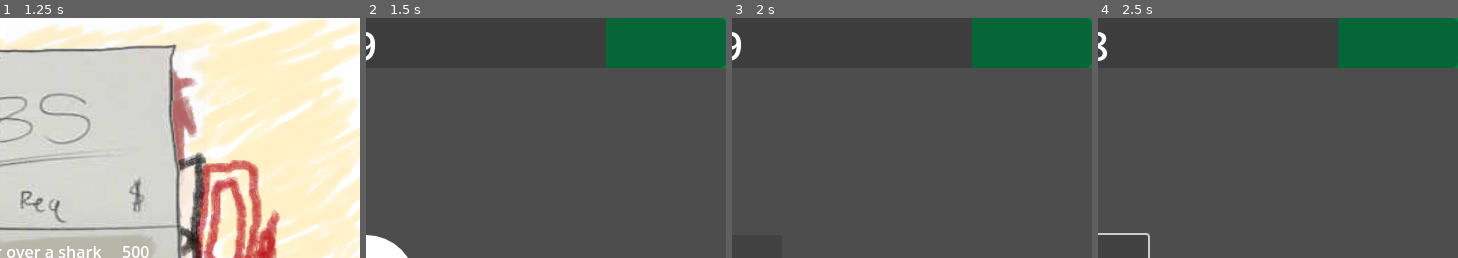
Above: before the commit, frames 1-4 (left to right).
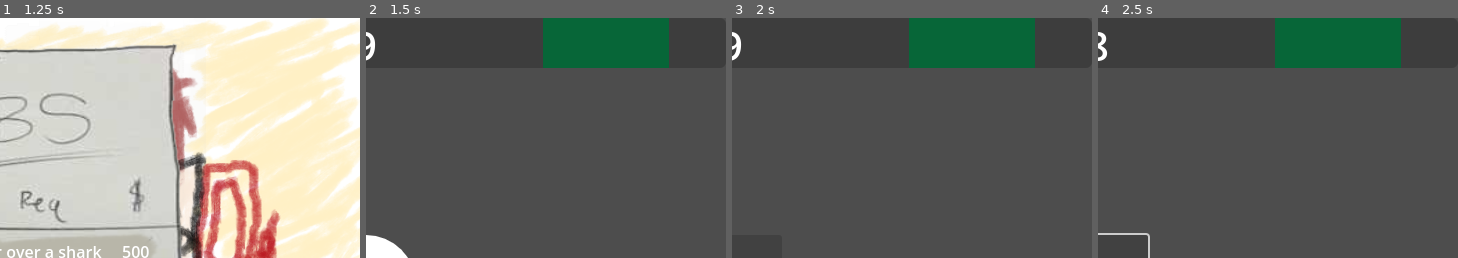
Above: after the commit, the same moments.

Repository: davis-trem/Stunt-Game
Game: Godot game, scene res://scenes/bedroom.tscn
Two runs of this game, one before a commit and one after it. Both use one fixed random seed, a clock stepped at 60 frames per second and the inputs below.
Inputs (mouse positions are % of the whole screen's width and height, from its top left):
- Up to frame 1 (1.25 s): tap Enter at 0.5 s; move the mouse to (72, 47) at 0.52 s; hold Z (qte_1) from 0.53 s (still down); click (72, 47) at 0.67 s
- Up to frame 2 (1.5 s): tap Space at 1.25 s; move the mouse to (50, 51) at 1.27 s; release Z (qte_1) at 1.28 s; tap X (qte_2) at 1.35 s; click (50, 51) at 1.42 s
- Up to frame 3 (2 s): no input
- Up to frame 4 (2.5 s): click "Z" at 2 s
The pictures show only the part of the screen within x 50-100%, y 0-50%; the shares and areas given below are measured in that part.

Frame 1 is identical in both runs. In frame 2, 6.9% of the frame differs, in the area x 49-100%, y 0-21%; in frame 3, 6.9%; in frame 4, 6.9%.

Commit message:
randomize mashing target range

Diff:
--- a/scenes/qte_mashing.tscn
+++ b/scenes/qte_mashing.tscn
@@ -16,12 +16,8 @@
 [node name="TargetRect" type="ColorRect" parent="."]
 custom_minimum_size = Vector2(0, 50)
 layout_mode = 1
-anchors_preset = 1
-anchor_left = 1.0
-anchor_right = 1.0
-offset_left = -40.0
-offset_bottom = 40.0
-grow_horizontal = 0
+offset_right = 40.0
+offset_bottom = 50.0
 color = Color(0, 0.529412, 0.270588, 1)
 
 [node name="VBoxContainer" type="VBoxContainer" parent="."]
--- a/scripts/qte_manager.gd
+++ b/scripts/qte_manager.gd
@@ -23,7 +23,6 @@
 @onready var timer_label = $TimerLabel
 @onready var event_ended_dialog = $EventEndedDialog
 
-var target_mashing_value
 var simon_says_list = []
 var job_idx
 
@@ -48,6 +47,9 @@
 	event_ended_dialog.quit_button_pressed.connect(_handle_event_ended_dialog_quit_button_pressed)
 
 	timer.timeout.connect(_handle_timer_timeout)
+
+	# wait for all scene sizes to be set
+	await get_tree().create_timer(0.001).timeout
 
 	match qte_type:
 		TYPE.MASHING:
@@ -85,8 +87,18 @@
 
 
 func _start_mashing_event():
-	target_mashing_value = 85
-	($TargetRect as ColorRect).custom_minimum_size.x = (100 - target_mashing_value) * 8
+	var target_mashing_size = randi_range(
+		$VBoxContainer/ProgressBar.size.x * 0.11,
+		$VBoxContainer/ProgressBar.size.x * 0.21,
+	)
+	($TargetRect as ColorRect).custom_minimum_size.x = target_mashing_size
+
+	var target_mashing_pos = randf_range(
+		($VBoxContainer/ProgressBar.size.x / 2) - (target_mashing_size / 2),
+		$VBoxContainer/ProgressBar.size.x - (target_mashing_size / 2),
+	)
+	($TargetRect as ColorRect).position.x = target_mashing_pos
+
 	$VBoxContainer/ProgressBar.value = 0
 	timer.wait_time = wait_times[TYPE.MASHING]
 	timer.start()
@@ -146,8 +158,12 @@
 	timer.stop()
 	match qte_type:
 		TYPE.MASHING:
-			event_finished.emit($VBoxContainer/ProgressBar.value < target_mashing_value)
-			event_ended_dialog.show_dialog($VBoxContainer/ProgressBar.value < target_mashing_value)
+			var value = $VBoxContainer/ProgressBar.size.x * ($VBoxContainer/ProgressBar.value / 100)
+			var target_pos = ($TargetRect as ColorRect).position.x
+			var target_size = ($TargetRect as ColorRect).size.x
+			var is_in_range = target_pos <= value && value <= (target_pos + target_size)
+			event_finished.emit(not is_in_range)
+			event_ended_dialog.show_dialog(not is_in_range)
 		TYPE.SIMON_SAYS:
 			event_finished.emit(true)
 			event_ended_dialog.show_dialog(true)
